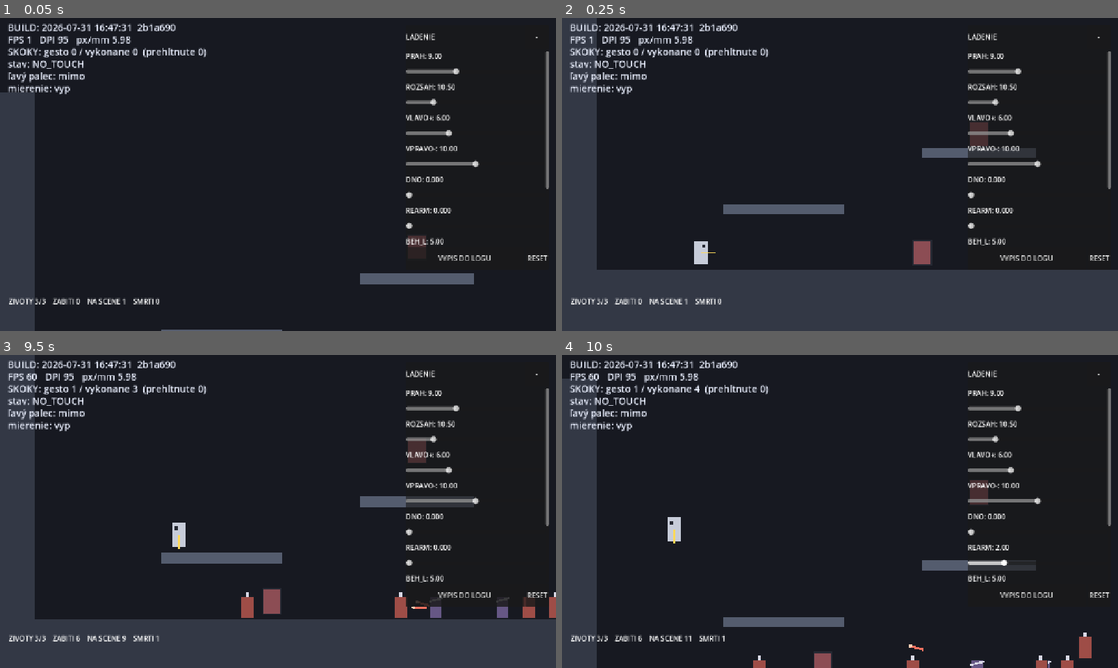
Above: before the commit, frames 1-4 (two rows, left to right).
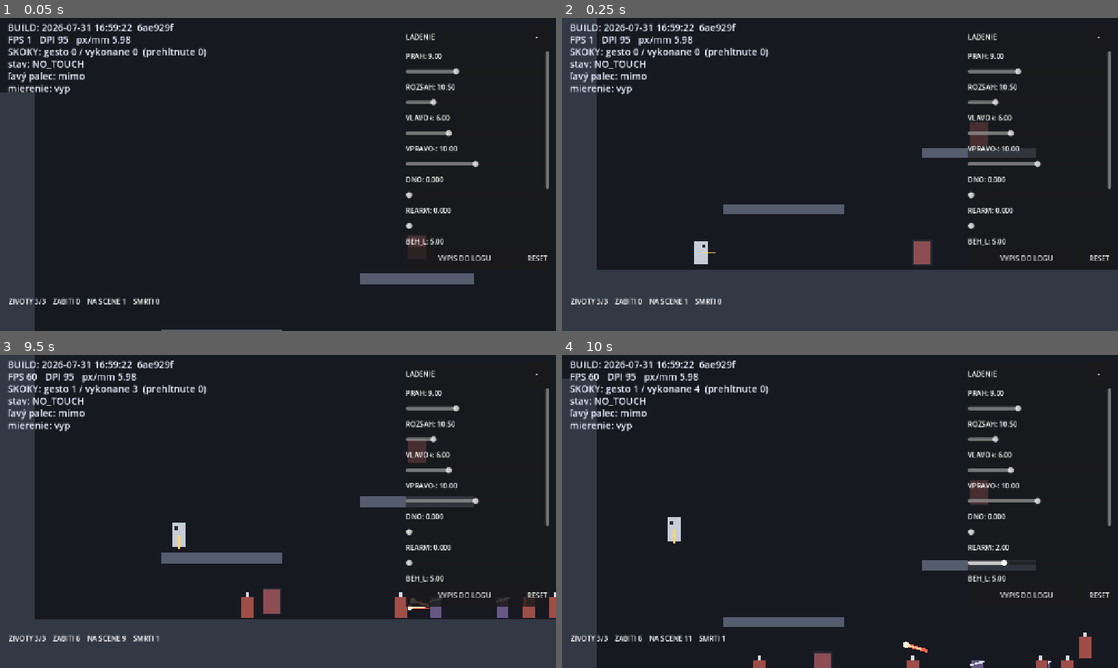
Above: after the commit, the same moments.

Repository: belispav/slavs
Game: Godot game, scene res://scenes/main.tscn
Two runs of this game, one before a commit and one after it. Both use one fixed random seed, a clock stepped at 60 frames per second and the inputs below.
Inputs (mouse positions are in pixels of both pictures, inside the frame that each line leads up to):
- Up to frame 1 (0.05 s): no input
- Up to frame 2 (0.25 s): no input
- Up to frame 3 (9.5 s): tap Enter (ui_accept) at 0.5, 0.77, 3.77, 6.77 s; move the mouse to (400, 495) at 0.52 s; hold D 0.53-1.25 s; hold Space 0.53-1.25 s; click (400, 495) at 0.67 s; drag from (166, 527) to (417, 599) at 1.27 s; move the mouse to (333, 442) at 2.02 s; hold A 2.03-2.75 s; hold L 2.03-2.75 s; drag from (250, 574) to (355, 596) at 2.77 s; move the mouse to (444, 558) at 3.52 s; hold D 3.53-4.25 s; hold K 3.53-4.25 s; drag from (111, 464) to (328, 486) at 4.27 s; move the mouse to (305, 511) at 5.02 s; hold D 5.03-5.75 s; hold Space 5.03-5.75 s; click (305, 511) at 5.17 s; drag from (194, 433) to (522, 586) at 5.77 s; move the mouse to (400, 495) at 6.52 s; hold A 6.53-7.25 s; hold L 6.53-7.25 s; drag from (166, 527) to (322, 596) at 7.27 s; move the mouse to (333, 442) at 8.02 s; hold D 8.03-8.75 s; hold K 8.03-8.75 s; drag from (250, 574) to (111, 464) at 8.77 s
- Up to frame 4 (10 s): move the mouse to (1006, 558) at 9.52 s; hold A from 9.53 s (still down); hold Space from 9.53 s (still down); click (1006, 558) at 9.67 s; tap Enter (ui_accept) at 9.77 s

The runs differ from the first frame. In frame 1, 0.2% of the frame differs, in the area x 19-32%, y 1-5%; in frame 2, 0.2%; in frame 3, 0.2%, in the area x 19-78%, y 1-82%; in frame 4, 0.2%.

Commit message:
F2a: fix stale draw commands on pooled projectiles, stop redrawing idle enemies every frame, bigger enemy spears, cache alive count

Diff:
--- a/volya/scripts/build_stamp.gd
+++ b/volya/scripts/build_stamp.gd
@@ -5,4 +5,4 @@
 ##
 ## ZAMERNE tu NIE JE class_name: globalne nazvy tried su v cache, ktoru
 ## headless export neobnovuje, a export by na tom padol.
-const STAMP := "2026-07-31 16:47:31  2b1a690"
+const STAMP := "2026-07-31 16:59:22  6ae929f"
--- a/volya/scripts/bullet.gd
+++ b/volya/scripts/bullet.gd
@@ -45,6 +45,9 @@
 	show()
 	set_physics_process(true)
 	set_deferred("monitoring", true)
+	# BEZ TOHTO sa strela kresli podla stareho smeru a starej strany:
+	# Godot si drzi zoznam kresliacich prikazov a show() ho neobnovi.
+	queue_redraw()
 
 
 func despawn() -> void:
@@ -83,9 +86,14 @@
 
 func _draw() -> void:
 	if hostile:
-		# clearly readable, but visibly a thin spear you can slip past
-		draw_line(-dir * 16.0, dir * 16.0, Color(0.98, 0.45, 0.38), 5.0)
-		draw_circle(dir * 16.0, 4.0, Color(1.0, 0.8, 0.7))
+		# Big and loud so it never gets lost in the crowd — but the hitbox
+		# stays small, so it still reads as something you can slip past.
+		var back: Vector2 = -dir * 26.0
+		var tip: Vector2 = dir * 26.0
+		draw_line(back, tip, Color(0.10, 0.05, 0.08, 0.85), 13.0)
+		draw_line(back, tip, Color(1.0, 0.40, 0.30), 8.0)
+		draw_line(back * 0.4, tip, Color(1.0, 0.88, 0.70), 3.0)
+		draw_circle(tip, 7.0, Color(1.0, 0.95, 0.85))
 	else:
 		draw_circle(Vector2.ZERO, RADIUS * 1.6, Color(1.0, 0.75, 0.25, 0.30))
 		draw_circle(Vector2.ZERO, RADIUS, Color(1.0, 0.90, 0.45))
--- a/volya/scripts/enemy.gd
+++ b/volya/scripts/enemy.gd
@@ -65,6 +65,7 @@
 	set_physics_process(true)
 	set_deferred("monitorable", true)
 	_hurtbox.set_deferred("monitorable", true)
+	queue_redraw()
 
 
 func despawn() -> void:
@@ -100,9 +101,12 @@
 				_think_thrower(delta)
 
 	move_and_slide()
+	# Redraw ONLY while the hit flash is fading. Moving a Node2D does not need
+	# a redraw, and 34 pointless redraws per frame cost real frame time on a
+	# phone — which shows up as the controls feeling sticky.
 	if _flash > 0.0:
 		_flash = maxf(_flash - delta * 6.0, 0.0)
-	queue_redraw()
+		queue_redraw()
 
 
 func _think_rusher() -> void:
--- a/volya/scripts/main.gd
+++ b/volya/scripts/main.gd
@@ -16,6 +16,7 @@
 var kills: int = 0
 var deaths: int = 0
 var hud: Label
+var _alive: int = 0
 
 
 func _ready() -> void:
@@ -32,6 +33,7 @@
 func _process(delta: float) -> void:
 	if player.global_position.y > Tuning.RESPAWN_Y:
 		_restart()
+	_alive = _count_alive()      # spocitane RAZ za snimku, nie trikrat
 	_spawn_tick(delta)
 	_update_hud()
 
@@ -146,7 +148,7 @@
 
 # --------------------------------------------------------------- spawning ---
 
-func _alive_count() -> int:
+func _count_alive() -> int:
 	var n: int = 0
 	for e in enemies:
 		if e.active:
@@ -159,7 +161,7 @@
 	if _spawn_cd > 0.0:
 		return
 	_spawn_cd = Tuning.SPAWN_INTERVAL
-	if _alive_count() >= Tuning.ENEMY_MAX_ALIVE:
+	if _alive >= Tuning.ENEMY_MAX_ALIVE:
 		return
 
 	var free_enemy = null
@@ -204,7 +206,7 @@
 
 func _update_hud() -> void:
 	hud.text = "ZIVOTY %d/%d    ZABITI %d    NA SCENE %d    SMRTI %d" % [
-		player.hp, Tuning.PLAYER_MAX_HP, kills, _alive_count(), deaths]
+		player.hp, Tuning.PLAYER_MAX_HP, kills, _alive, deaths]
 
 
 # --------------------------------------------------------------- shooting ---
--- a/volya/scripts/target.gd
+++ b/volya/scripts/target.gd
@@ -34,7 +34,7 @@
 	global_position = origin + (Vector2(0.0, off) if vertical else Vector2(off, 0.0))
 	if _flash > 0.0:
 		_flash = maxf(_flash - delta * 5.0, 0.0)
-	queue_redraw()
+		queue_redraw()
 
 
 func hit() -> void:
